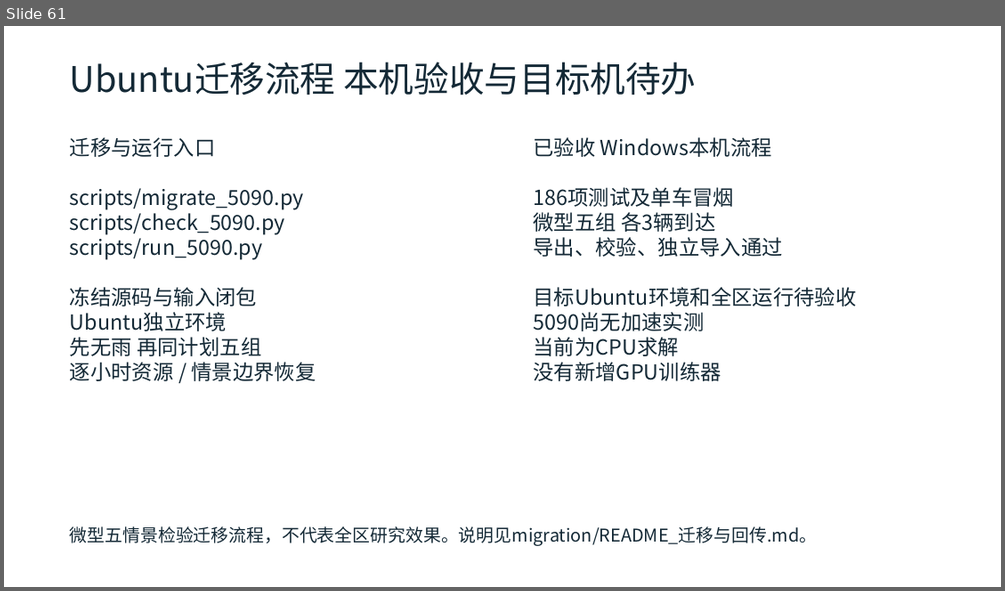
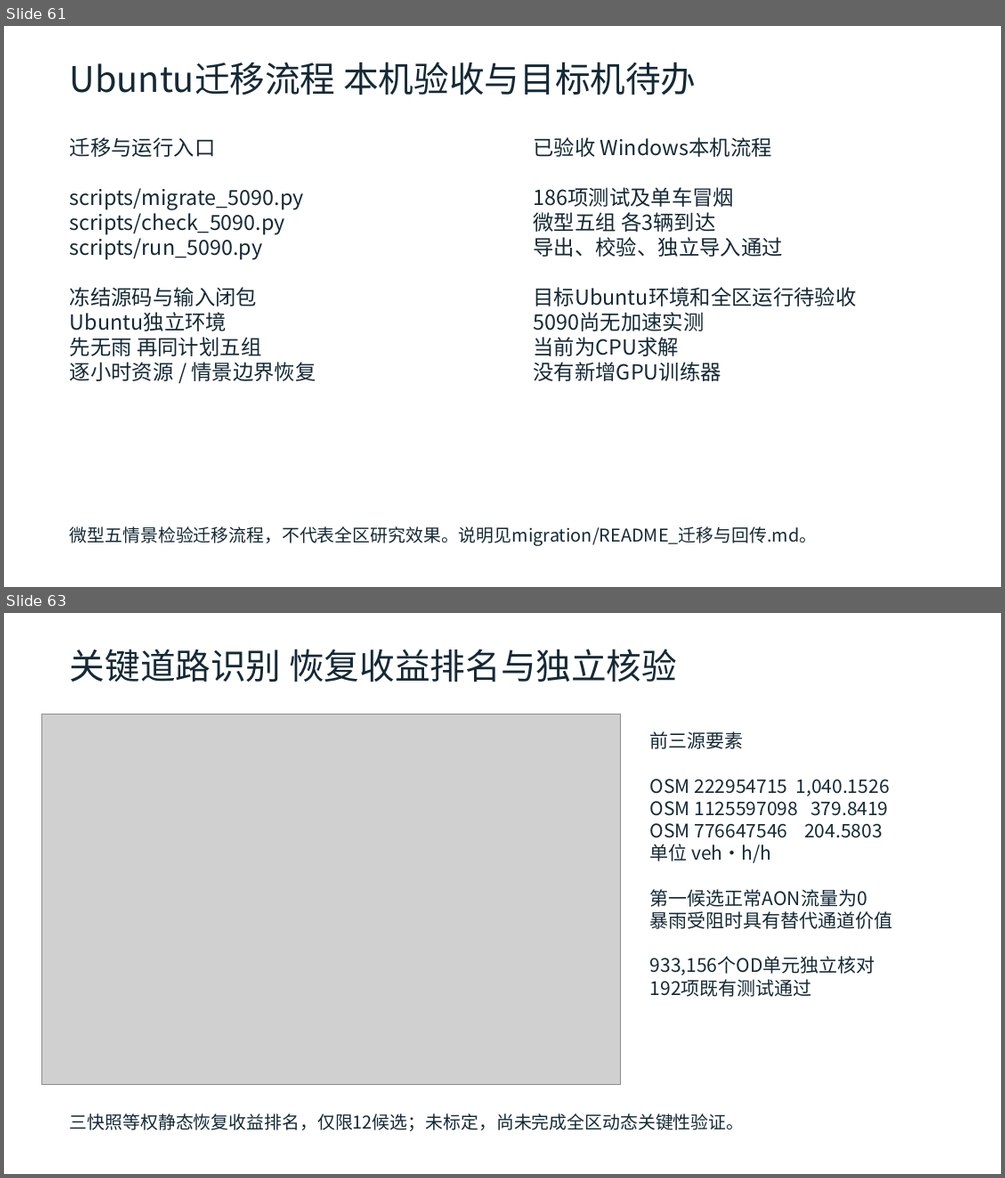
Before and after one commit to zhzhzh666/jiaotong, a slide deck: docs/deliverables/开题与阶段进展汇报.pptx. Shown one above the other, each under a label of ours: slide 61 before the commit, slides 61 and 63 after it; the slides between them are not shown. The pictures are 1005x591 and 1005x1178 pixels, drawn with LibreOffice and Linux fonts; fonts in the diff are those of the drawing; grey boxes stand for pictures. Boxes give left, top, right and bottom in pixels: in the first picture for what was removed or moved away, otherwise in the second. Text is boxed around its words. In the diff, an @@ line names an element or a change of style, - is before the commit and + after.

```diff
--- a/docs/deliverables/开题与阶段进展汇报.pptx
+++ b/docs/deliverables/开题与阶段进展汇报.pptx
@@ slide 63 added at [4, 613, 1001, 1174], background #FFFFFF @@
@@ text added at [70, 649, 677, 682], 34 pt, text #142936 @@
+关键道路识别 恢复收益排名与独立核验
@@ picture added at [42, 714, 620, 1084] @@
@@ text added at [650, 731, 893, 997], 18 pt, text #142936 @@
+前三源要素
+OSM 222954715 1,040.1526
+OSM 1125597098 379.8419
+OSM 776647546 204.5803
+单位 veh·h/h
+第一候选正常AON流量为0
+暴雨受阻时具有替代通道价值
+933,156个OD单元独立核对
+192项既有测试通过
@@ text added at [70, 1113, 744, 1131], 17 pt, text #142936 @@
+三快照等权静态恢复收益排名，仅限12候选；未标定，尚未完成全区动态关键性验证。
```
Also in this commit, not shown: 8 slides changed, 3 other slides added, 42 other files.
